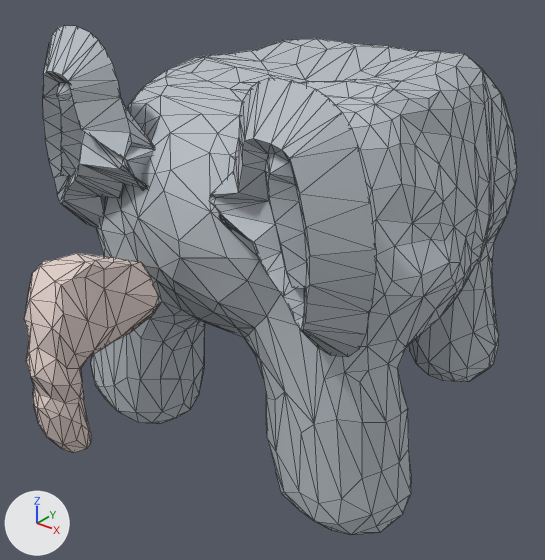
Renders of the OBJ model maybraid/art/characters/exports/epiphant/epiphant_default_preview.obj from each side of a commit.
Camera for both pictures: a camera (50 mm lens) standing at (2.22, -3.19, 1.3) and looking at (-0.03, -0.37, -0.44). Arrows for +X, +Y and +Z are at lower left; the lights stay in place. The older version comes first. Mesh edges are drawn as thin lines. Where no turn or scale is listed for an object, it has been applied to the vertices. Vertices at exactly the same position are counted once.

In view in the first picture: 'body__epiphant', 'ear_left__epiphant', 'ear_right__epiphant', 'nose__trunkish'.
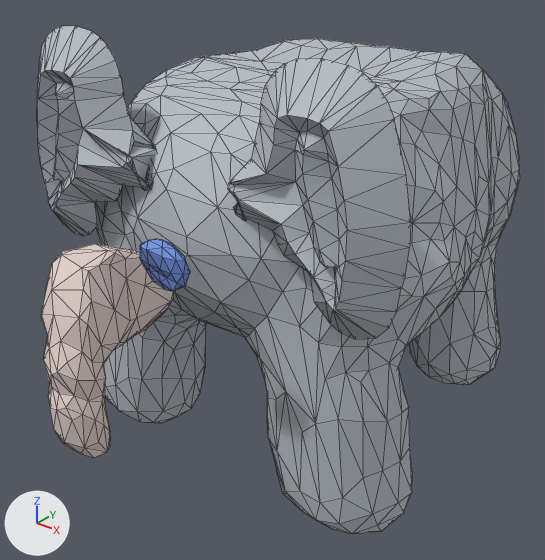
Pixel boxes (x1, y1, x2, y2) of what changed, in the pictures (545 x 560 px):
```json
{"object": "ear_left__epiphant", "change": "reshaped", "before": [209, 78, 376, 357], "after": [228, 59, 411, 339]}
{"object": "nose__trunkish", "change": "reshaped", "before": [24, 253, 159, 453], "after": [41, 244, 173, 458]}
{"object": "ear_right__epiphant", "change": "reshaped", "before": [43, 26, 154, 227], "after": [37, 26, 156, 236], "on screen": "7% wider"}
{"object": "eye_left__standard", "change": "now drawn", "after": [140, 239, 190, 291], "on screen": "blue"}
```

The change, as JSON lines over the scene's bpy script:
```json
{"block": "me_ear_left__epiphant", "where": "# used by ob_ear_left__epiphant; location = (0.0, 0.0, 0.0)"}
{"op": "remove", "block": "me_ear_left__epiphant", "code": "me_ear_left__epiphant.from_pydata(...)  # 210 vertices, 246 faces; spans x -0.11..1.02, y -1.23..1.3, z -0.65..0.79"}
{"op": "add", "block": "me_ear_left__epiphant", "code": "me_ear_left__epiphant.from_pydata(...)  # 150 vertices, 246 faces; spans x 0.25..1.07, y -1.11..-0.87, z -0.2..0.85"}
{"block": "me_ear_left__epiphant", "change": "me_ear_left__epiphant part 1: the loose piece of 120 vertices spanning x 0.21..1.02, y -1.23..-0.95, z -0.26..0.79 is multiplied about its middle by the matrix ((0.992, -0.121, -0.038), (0.124, 0.99, 0.072), (0.029, -0.076, 0.997)), then moved by (0.05, 0.09, 0.06)"}
{"block": "me_ear_left__epiphant", "change": "other edits to the shape of me_ear_left__epiphant do not show in these pictures"}
{"block": "me_ear_right__epiphant", "where": "# used by ob_ear_right__epiphant; location = (0.0, 0.0, 0.0)"}
{"op": "remove", "block": "me_ear_right__epiphant", "code": "me_ear_right__epiphant.from_pydata(...)  # 150 vertices, 246 faces; spans x -1.097..-0.284, y -1.084..-0.786, z -0.193..0.845"}
{"op": "add", "block": "me_ear_right__epiphant", "code": "me_ear_right__epiphant.from_pydata(...)  # 191 vertices, 246 faces; spans x -1.069..-0.189, y -1.456..-0.869, z -0.201..0.85"}
{"block": "me_ear_right__epiphant", "change": "me_ear_right__epiphant part 2: the loose piece of 120 vertices spanning x -1.097..-0.284, y -1.084..-0.786, z -0.193..0.845 is multiplied about its middle by the matrix ((0.988, -0.2, -0.039), (0.112, 0.985, 0.065), (0.025, -0.126, 0.995)), then moved by (0.033, -0.053, 0.004)"}
{"block": "me_ear_right__epiphant", "change": "other edits to the shape of me_ear_right__epiphant do not show in these pictures"}
{"block": "me_eye_left__standard", "where": "# used by ob_eye_left__standard; location = (0.0, 0.0, 0.0)"}
{"op": "remove", "block": "me_eye_left__standard", "code": "me_eye_left__standard.from_pydata(...)  # 80 vertices, 0 faces; spans x 0.036..0.278, y -1.506..-1.415, z -0.078..0.115"}
{"op": "add", "block": "me_eye_left__standard", "code": "me_eye_left__standard.from_pydata(...)  # 42 vertices, 80 faces; spans x 0.171..0.416, y -1.474..-1.384, z 0.015..0.219"}
{"block": "me_eye_left__standard", "change": "me_eye_left__standard part 3: 80 vertices removed from x 0.036..0.278, y -1.506..-1.415, z -0.078..0.115; 42 vertices added at x 0.171..0.416, y -1.474..-1.384, z 0.015..0.219"}
{"block": "me_nose__trunkish", "where": "# used by ob_nose__trunkish; location = (0.0, 0.0, 0.0)"}
{"op": "remove", "block": "me_nose__trunkish", "code": "me_nose__trunkish.from_pydata(...)  # 329 vertices, 272 faces; spans x -0.693..0.572, y -1.739..-0.648, z -0.848..0.559"}
{"op": "add", "block": "me_nose__trunkish", "code": "me_nose__trunkish.from_pydata(...)  # 138 vertices, 272 faces; spans x -0.173..0.17, y -1.781..-1.218, z -0.74..0.131"}
{"block": "me_nose__trunkish", "change": "me_nose__trunkish part 4: the loose piece of 138 vertices spanning x -0.353..0.016, y -1.739..-1.188, z -0.848..0.04 is multiplied about its middle by the matrix ((0.988, -0.2, -0.039), (0.112, 0.985, 0.065), (0.025, -0.126, 0.995)), then moved by (0.161, -0.034, 0.087)"}
{"block": "me_nose__trunkish", "change": "other edits to the shape of me_nose__trunkish do not show in these pictures"}
```
